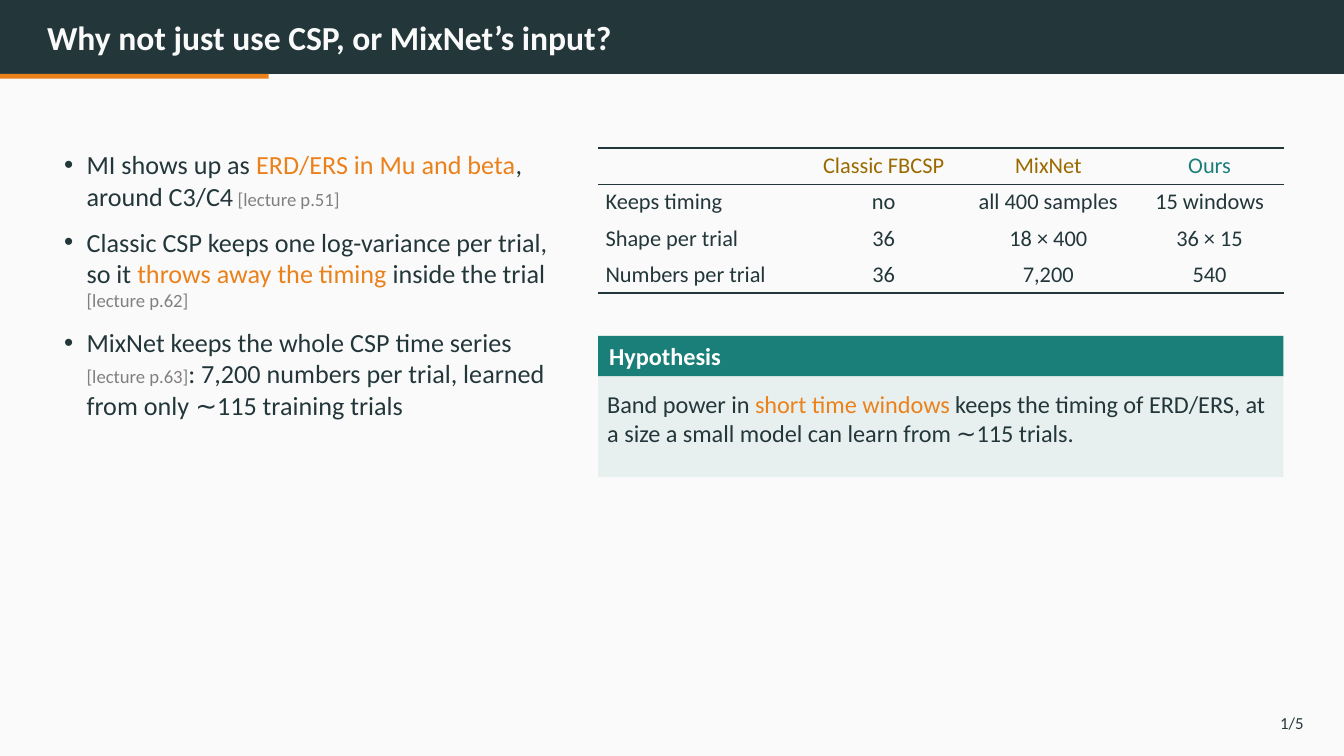
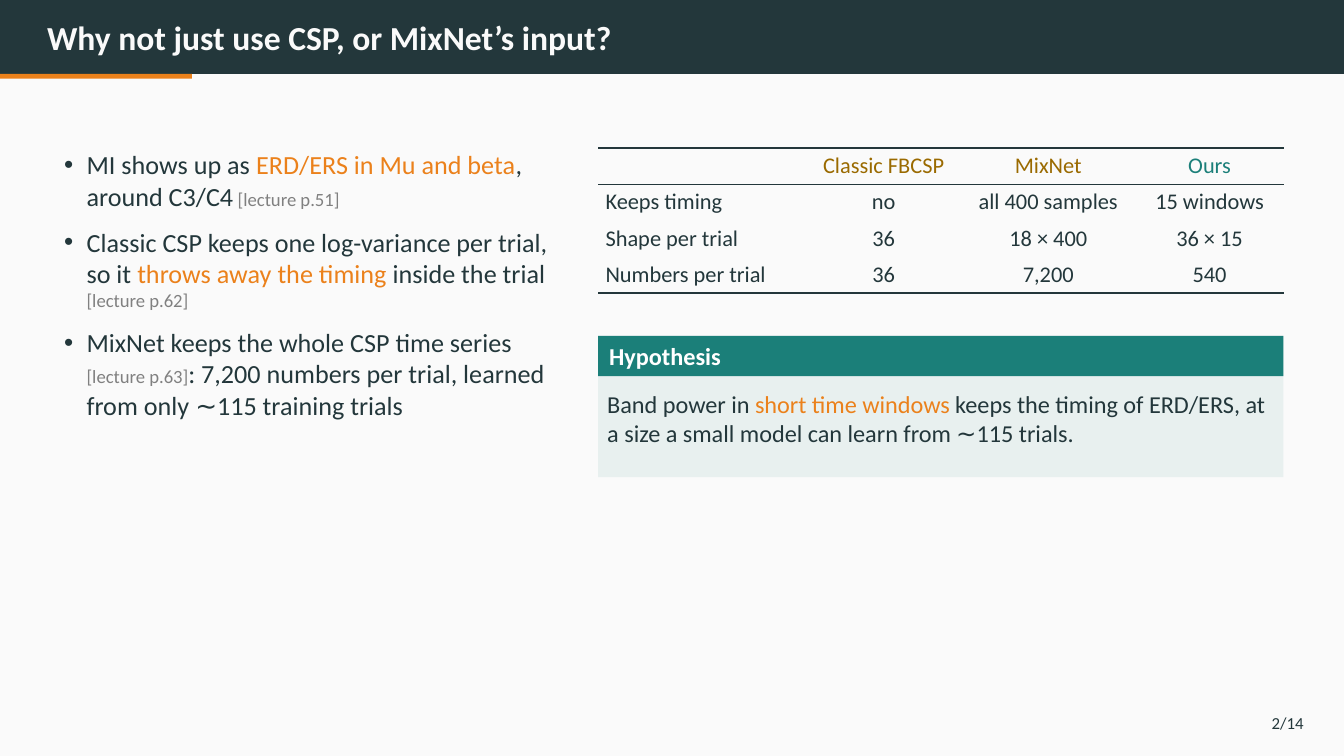
Before and after one commit to pratch/frontier-hw-bci, a slide deck: slide 2 of docs/final_slides/HWNet_Final_Presentation.pptx. Drawn at 1344x756 pixels with LibreOffice and Linux fonts; fonts in the diff are those of the drawing. Boxes give left, top, right and bottom in pixels: in the first picture for what was removed or moved away, otherwise in the second. Text is boxed around its words. In the diff, an @@ line names an element or a change of style, - is before the commit and + after.

```diff
--- a/docs/final_slides/HWNet_Final_Presentation.pptx
+++ b/docs/final_slides/HWNet_Final_Presentation.pptx
@@ rectangle: place and size @@
-rectangle at bbox=[0, 74, 269, 79]
+rectangle at bbox=[0, 74, 192, 79]
@@ text at bbox=[1272, 717, 1304, 730]: text changed @@
-1/5
+2/14
```
Also in this commit, not shown: 12 other slides changed.
